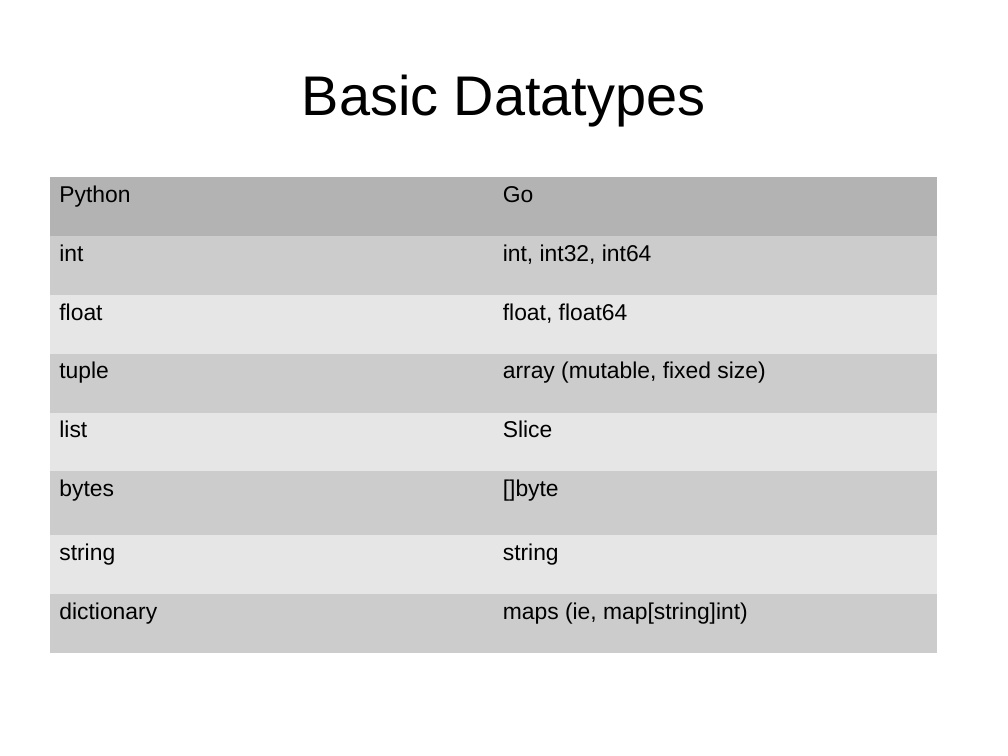
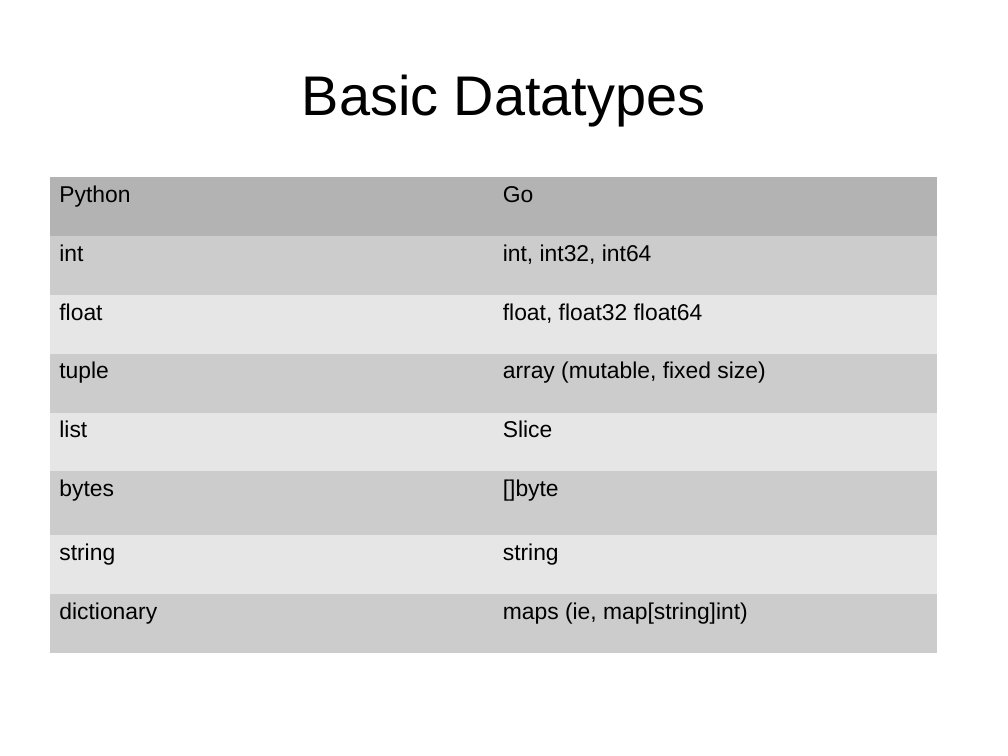
Before and after one commit to ChimeraCoder/go-for-pythonists, a slide deck: slide 9 of go_for_pythonistas.odp. Drawn at 1008x756 pixels with LibreOffice and Linux fonts; fonts in the diff are those of the drawing; background and template pictures are left out. Boxes give left, top, right and bottom in pixels: in the first picture for what was removed or moved away, otherwise in the second. Text is boxed around its words. In the diff, an @@ line names an element or a change of style, - is before the commit and + after.

Commit message:
Fix issue #3 (add float32 to built-in types)

```diff
--- a/go_for_pythonistas.odp
+++ b/go_for_pythonistas.odp
@@ table at bbox=[50, 177, 938, 649] @@
-row 3, column 2: float, float64
+row 3, column 2: float, float32 float64
```
Also in this commit, not shown: 2 other slides changed.
